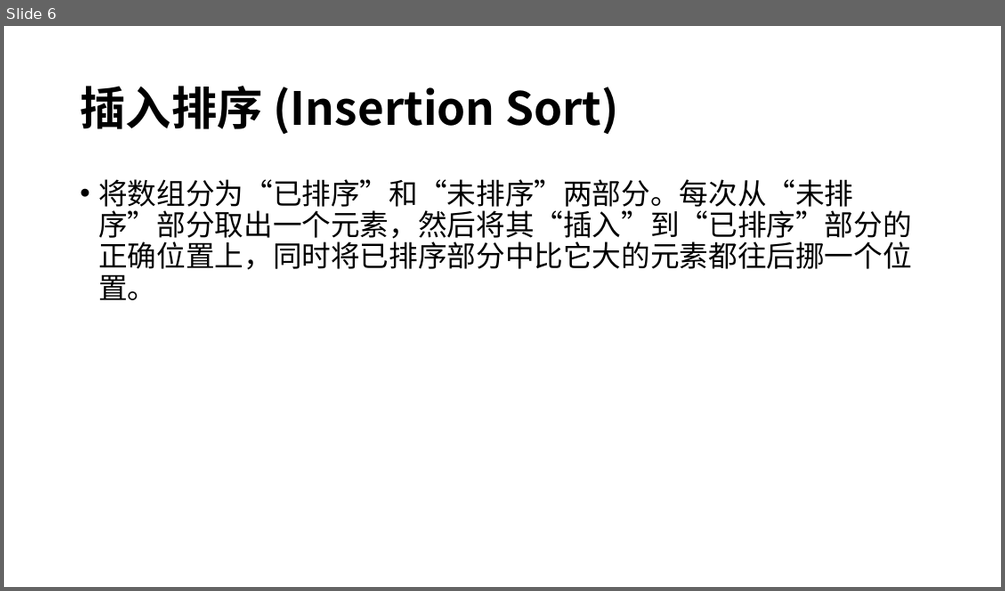
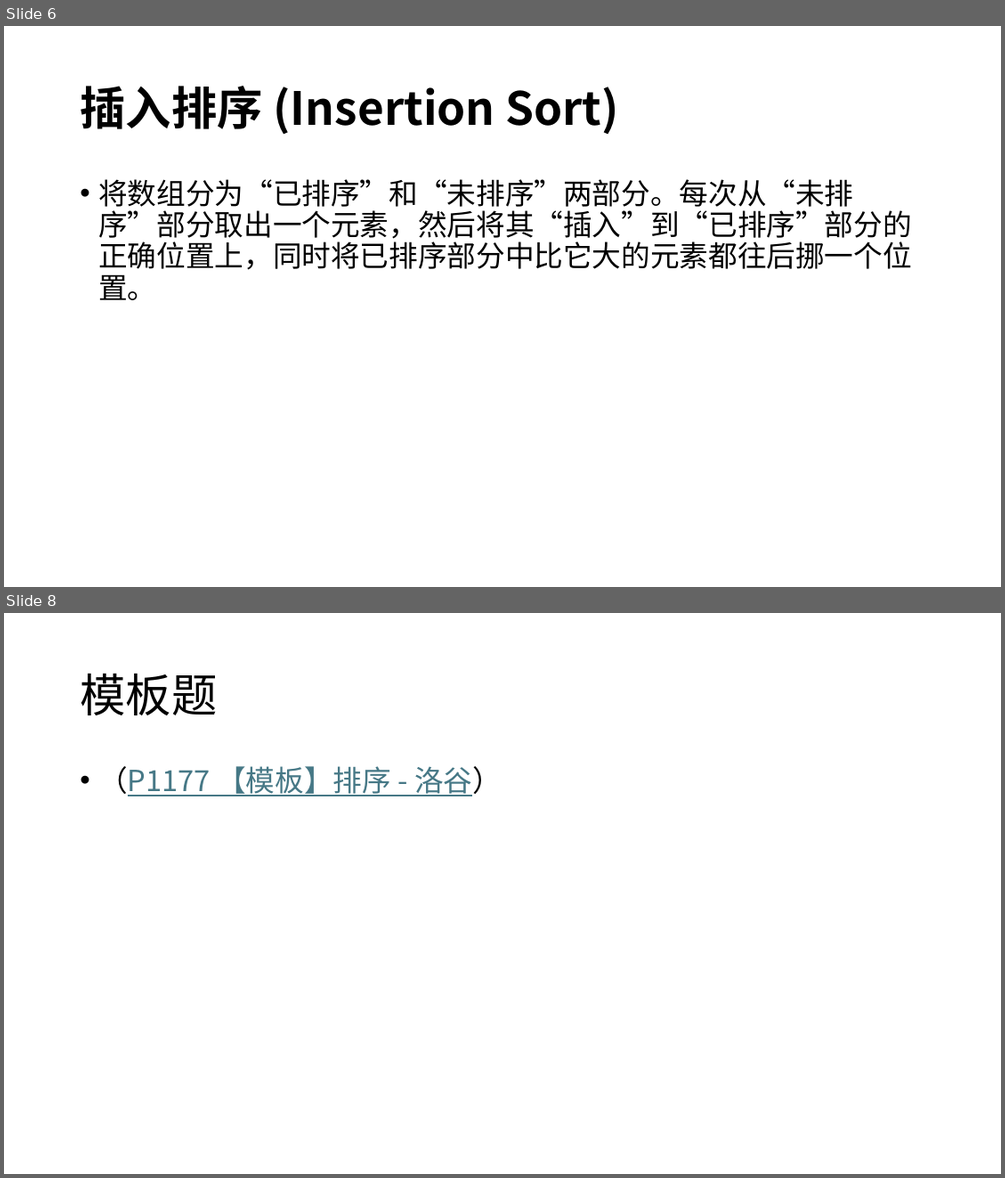
Before and after one commit to ztg-666/suanfa, a slide deck: 算法竞赛ppt/001_排序算法.pptx. Shown one above the other, each under a label of ours: slide 6 before the commit, slides 6 and 8 after it; the slides between them are not shown. The pictures are 1005x591 and 1005x1178 pixels, drawn with LibreOffice and Linux fonts; fonts in the diff are those of the drawing. Boxes give left, top, right and bottom in pixels: in the first picture for what was removed or moved away, otherwise in the second. Text is boxed around its words. In the diff, an @@ line names an element or a change of style, - is before the commit and + after.

```diff
--- a/算法竞赛ppt/001_排序算法.pptx
+++ b/算法竞赛ppt/001_排序算法.pptx
@@ slide 8 added at [4, 613, 1001, 1174], background #FFFFFF @@
@@ title added at [80, 674, 217, 715], 44 pt, text #000000 @@
+模板题
@@ text added at [98, 766, 502, 796], 28 pt, text #467886, underline @@
+• （P1177 【模板】排序 - 洛谷）
```
Also in this commit, not shown: 1 slide changed.
